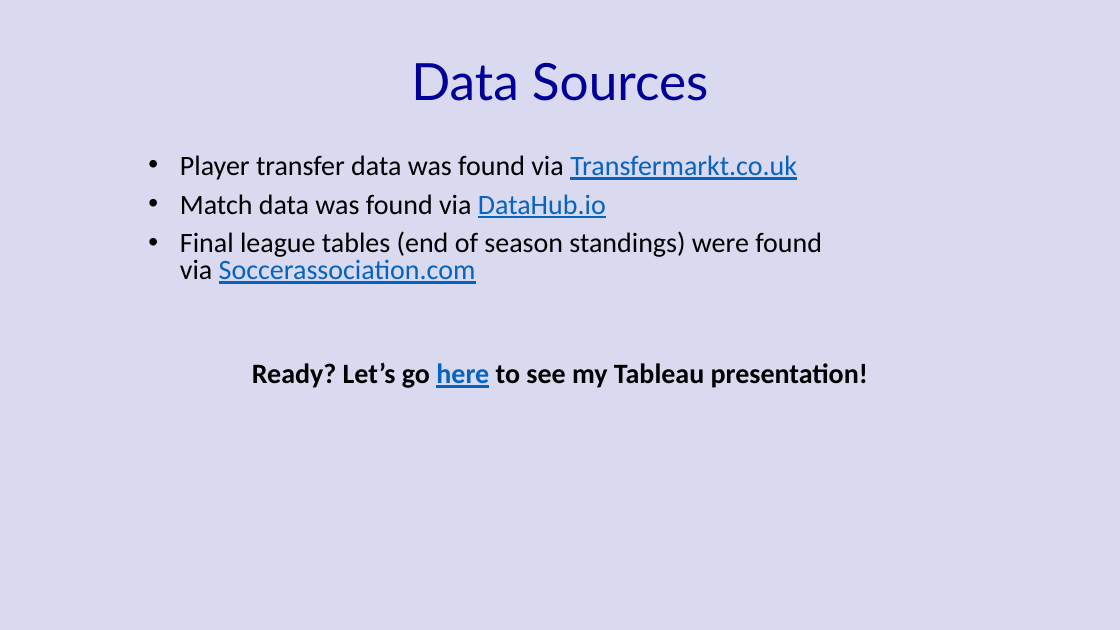
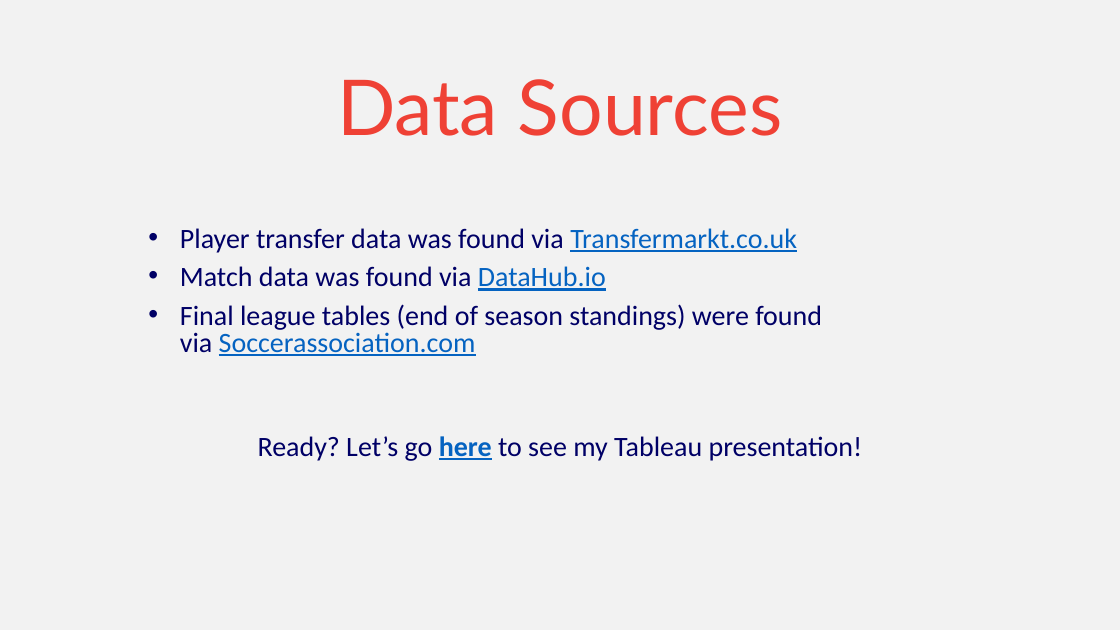
Before and after one commit to samlawson1/european-soccer-transfer-market, a slide deck: slide 5 of Transfer-Market-PowerPoint.pptx. Drawn at 1120x630 pixels with LibreOffice and Linux fonts; fonts in the diff are those of the drawing. Boxes give left, top, right and bottom in pixels: in the first picture for what was removed or moved away, otherwise in the second. Text is boxed around its words. In the diff, an @@ line names an element or a change of style, - is before the commit and + after.

```diff
--- a/Transfer-Market-PowerPoint.pptx
+++ b/Transfer-Market-PowerPoint.pptx
@@ background #000099 at 15% opacity to #F2F2F2 @@
@@ title "Data Sources": place and size @@
-title "Data Sources" at (411, 63, 708, 101)
+title "Data Sources" at (337, 79, 783, 136)
@@ title "Data Sources" at (337, 79, 783, 136): size 44 to 66 pt, text colour #000099 to #EF4135, letter outline none to #0055A4 0.75 pt @@
@@ subtitle "Player transfer data was found ...": place and size @@
-subtitle "Player transfer data was found ..." at (180, 155, 868, 388)
+subtitle "Player transfer data was found ..." at (180, 228, 863, 461)
@@ subtitle "Player transfer data was found ..." at (180, 228, 863, 461): text colour #000000 to #000066 in "Player transfer data was found via", "Match data was found via", "Final league tables (end of season standings) ...", "Ready? Let’s go to see my Tableau ..."; letter outline none to #EF4135 0.75 pt; letter outline none to #0055A4 0.75 pt in "here"; bold off in "Ready? Let’s go to see my Tableau ..." @@
```
Also in this commit, not shown: 4 other slides changed.
